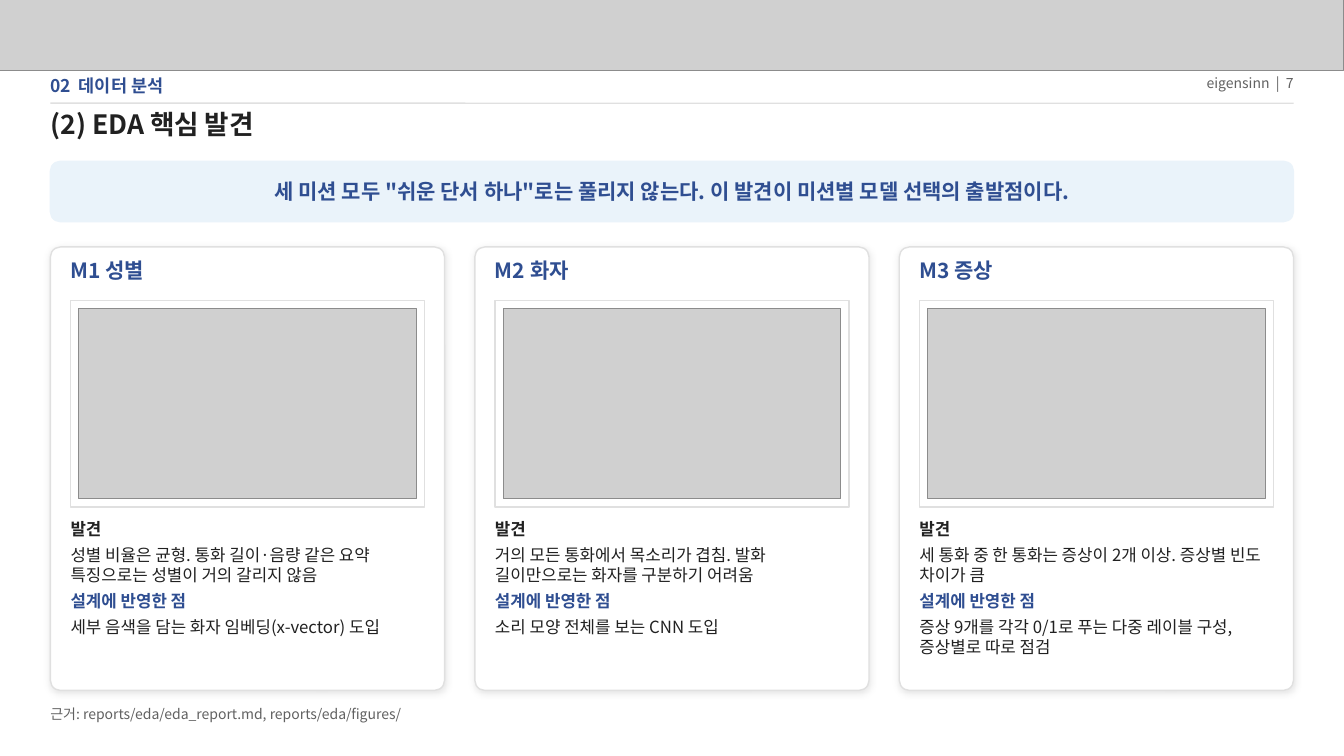
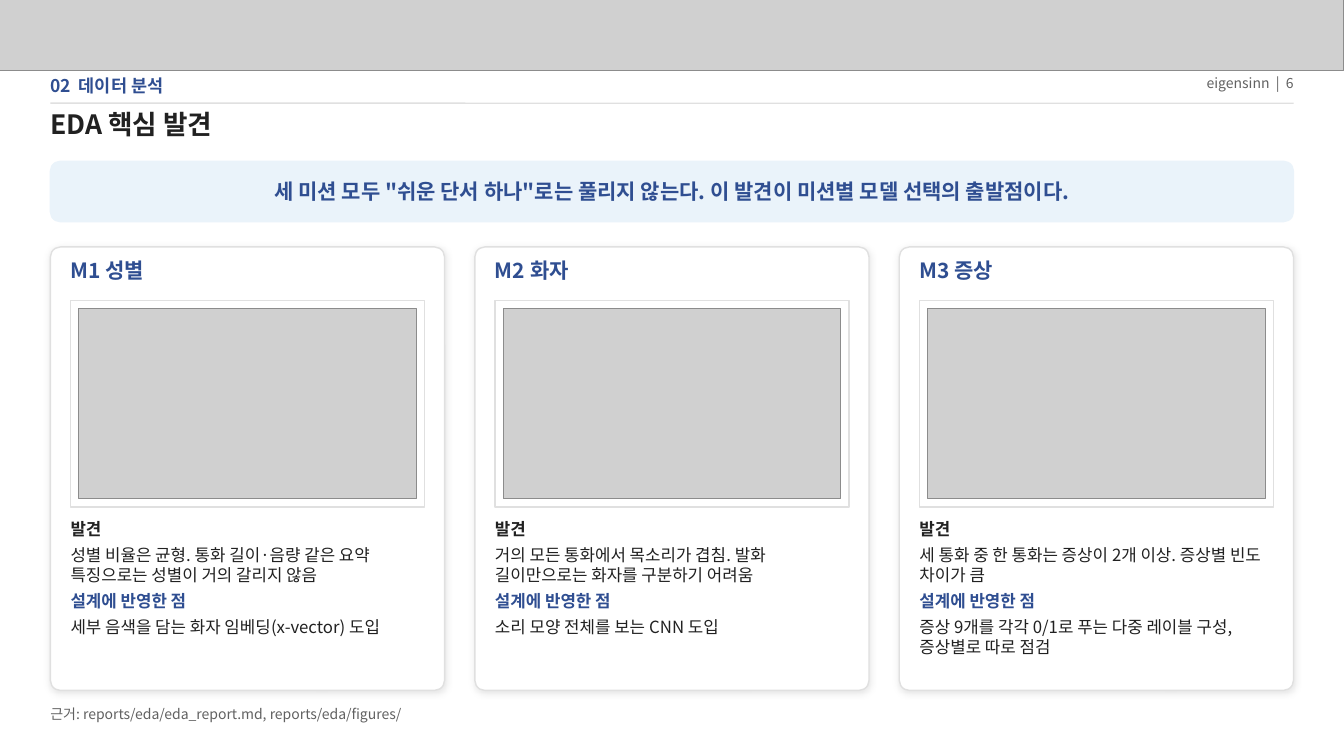
Before and after one commit to eigensinn-dcc2026/prelim, a slide deck: slide 6 of ppt/DCC2026_예선_결과정리.pptx (slide 7 before the commit). Drawn at 1344x756 pixels with LibreOffice and Linux fonts; fonts in the diff are those of the drawing; grey boxes stand for pictures. Boxes give left, top, right and bottom in pixels: in the first picture for what was removed or moved away, otherwise in the second. Text is boxed around its words. In the diff, an @@ line names an element or a change of style, - is before the commit and + after.

```diff
--- a/ppt/DCC2026_예선_결과정리.pptx
+++ b/ppt/DCC2026_예선_결과정리.pptx
@@ text at <box>1207,77,1294,92</box>: text changed @@
-eigensinn | 7
+eigensinn | 6
@@ text at <box>50,111,212,137</box>: text changed @@
-(2) EDA 핵심 발견
+EDA 핵심 발견
```
Also in this commit, not shown: 16 other slides changed, 1 slide removed, 1 other file.
